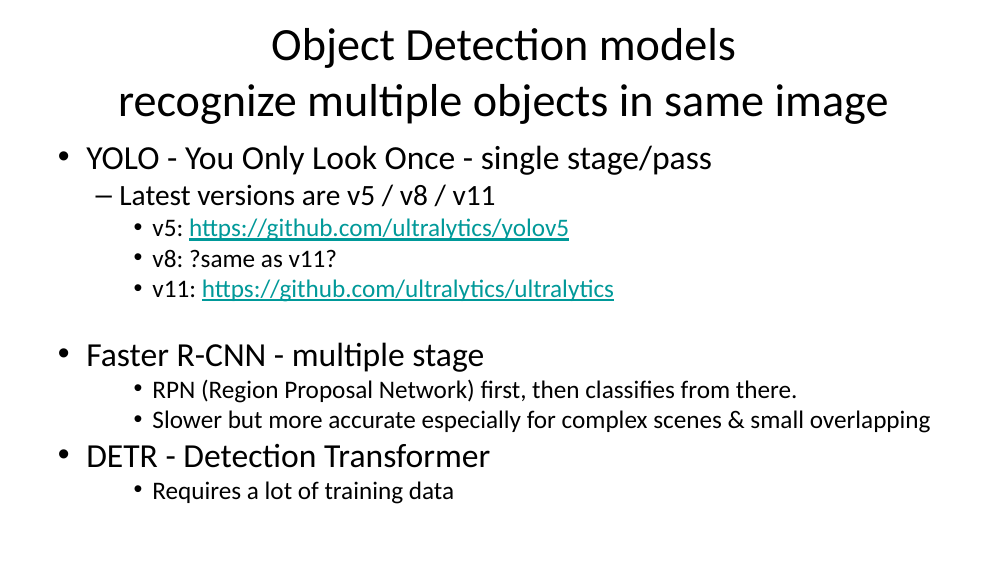
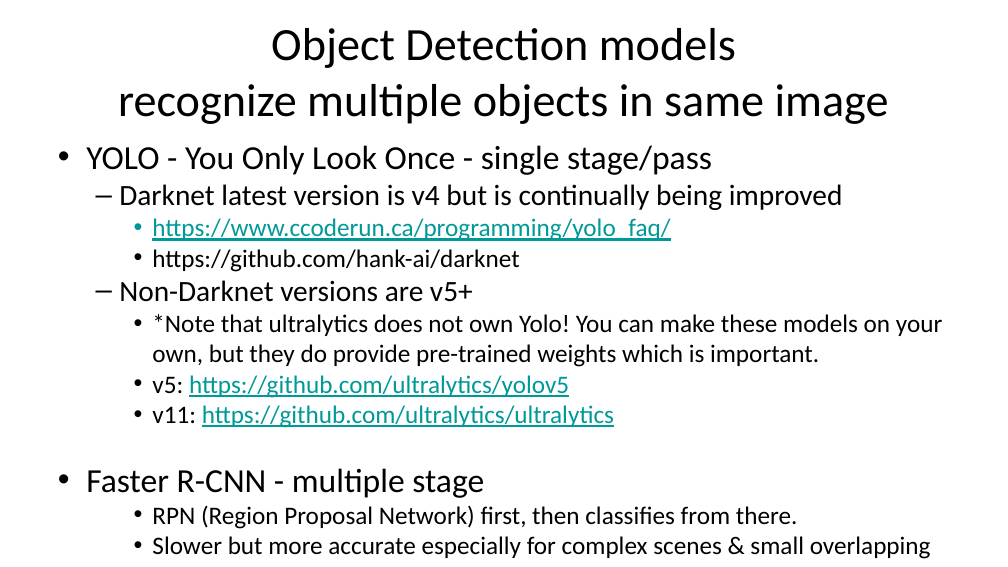
Before and after one commit to gigaprog/p_presentations, a slide deck: slide 14 of AI/AI PyTorch.pptx (slide 13 before the commit). Drawn at 1008x567 pixels with LibreOffice and Linux fonts; fonts in the diff are those of the drawing. Boxes give left, top, right and bottom in pixels: in the first picture for what was removed or moved away, otherwise in the second. Text is boxed around its words. In the diff, an @@ line names an element or a change of style, - is before the commit and + after.

```diff
--- a/AI/AI PyTorch.pptx
+++ b/AI/AI PyTorch.pptx
@@ text at [119, 184, 942, 367]: text changed; size 28 to 24 pt @@
-  – Latest versions are v5 / v8 / v11
+  – Darknet latest version is v4 but is continually being improved
+    • https://www.ccoderun.ca/programming/yolo_faq/
+    • https://github.com/hank-ai/darknet
+  – Non-Darknet versions are v5+
+    • *Note that ultralytics does not own Yolo! You can make these models on your own, but they do provide pre-trained weights which is important.
@@ text at [152, 249, 338, 268]: paragraph removed @@
-    • v8: ?same as v11?
```
Also in this commit, not shown: 1 slide added.
